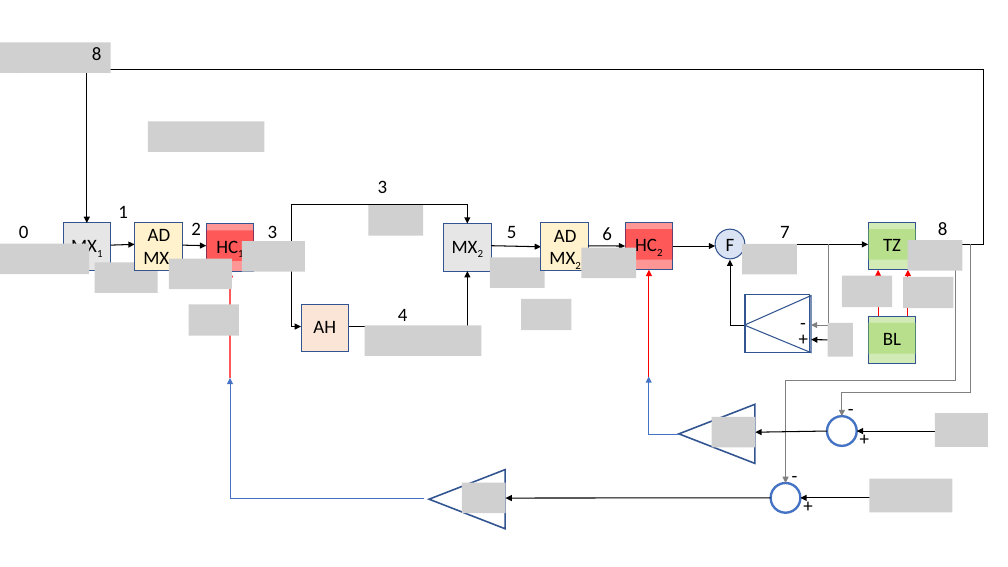
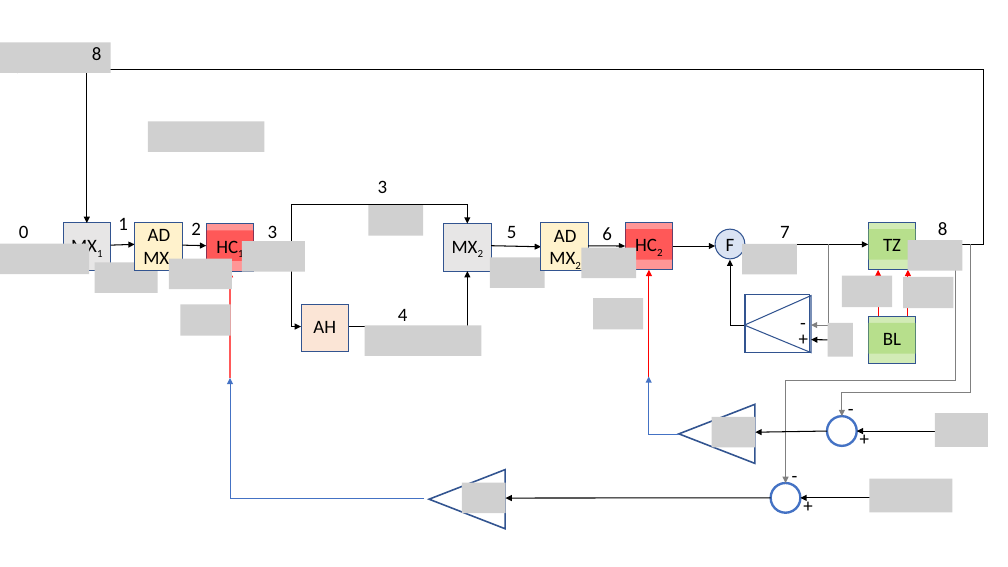
Before and after one commit to regevell/EVA_DSH, a slide deck: slide 3 of Model.pptx. Drawn at 1008x567 pixels with LibreOffice and Linux fonts; fonts in the diff are those of the drawing; grey boxes stand for pictures. Boxes give left, top, right and bottom in pixels: in the first picture for what was removed or moved away, otherwise in the second. Text is boxed around its words. In the diff, an @@ line names an element or a change of style, - is before the commit and + after.

```diff
--- a/Model.pptx
+++ b/Model.pptx
@@ text "1": place and size @@
-text "1" at (118, 206, 128, 218)
+text "1" at (118, 218, 128, 230)
@@ picture removed at (521, 299, 571, 330) @@
@@ picture added at (593, 298, 643, 330) @@
@@ picture: place and size @@
-picture at (189, 305, 239, 337)
+picture at (181, 305, 231, 337)
```
Also in this commit, not shown: 3 other slides changed, 1 slide added, 1 slide removed, 7 other files.
